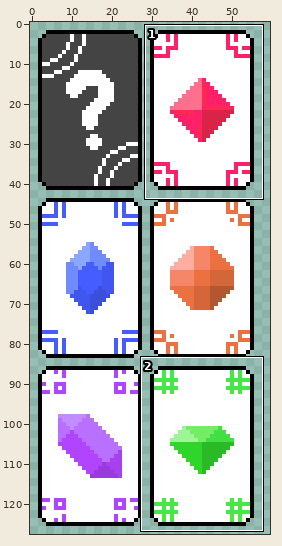
Sprite sheet, stored at cocos2dx_playground/Resources/textures/step_flipflip/step_flipflip_textures.png. Above: a wide view before the commit, with the close-up outlined.
Close-up. Before the commit:
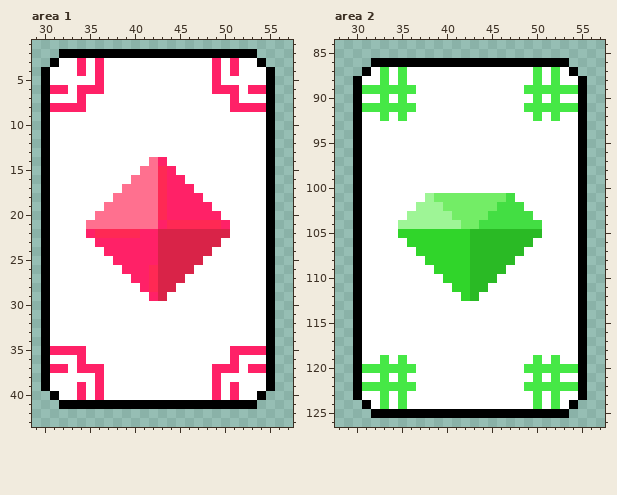
The file is 64x128 pixels. Shown: area 1: x 29..57, y 1..43; area 2: x 28..57, y 84..126. The wide view leaves out empty margins. The commit also changed other parts of the picture, which this record leaves out.
The result:
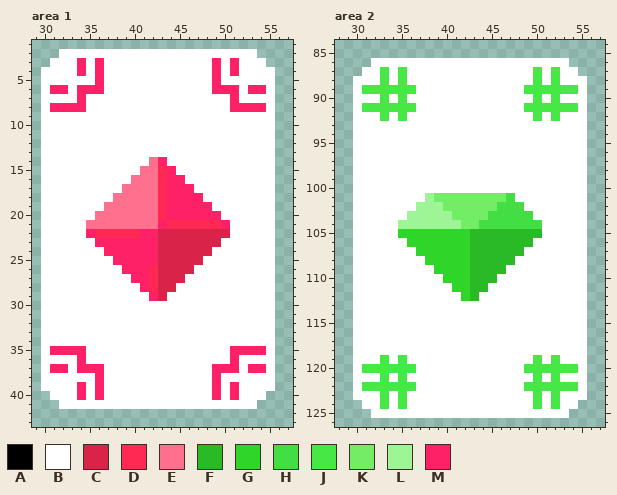
Palette (. is transparent): A #000000  B #ffffff  C #d92348  D #ff2954  E #ff708f  F #2aba25  G #30d52a  H #43de43  J #46e846  K #73ed66  L #9ef596  M #ff2167
Diff:
--- area 1
@@ x 29..57 @@
  1 .............................
- 2 ...AAAAAAAAAAAAAAAAAAAAAA....
- 3 ..ABBMBMBBBBBBBBBBBBMBMBBA...
- 4 .ABBBMBMBBBBBBBBBBBBMBMBBBA..
- 5 .ABBBBBMBBBBBBBBBBBBMBBBBBA..
- 6 .AMMBMMMBBBBBBBBBBBBMMMBMMA..
- 7 .ABBBMBBBBBBBBBBBBBBBBMBBBA..
- 8 .AMMMMBBBBBBBBBBBBBBBBMMMMA..
- 9 .ABBBBBBBBBBBBBBBBBBBBBBBBA..
-10 .ABBBBBBBBBBBBBBBBBBBBBBBBA..
-11 .ABBBBBBBBBBBBBBBBBBBBBBBBA..
-12 .ABBBBBBBBBBBBBBBBBBBBBBBBA..
-13 .ABBBBBBBBBBBBBBBBBBBBBBBBA..
-14 .ABBBBBBBBBBBEMBBBBBBBBBBBA..
-15 .ABBBBBBBBBBEEDMBBBBBBBBBBA..
-16 .ABBBBBBBBBEEEDMMBBBBBBBBBA..
-17 .ABBBBBBBBEEEEDMMMBBBBBBBBA..
-18 .ABBBBBBBEEEEEDMMMMBBBBBBBA..
-19 .ABBBBBBEEEEEEDMMMMMBBBBBBA..
-20 .ABBBBBEEEEEEEDMMMMMMBBBBBA..
-21 .ABBBBEEEEEEEEMDDDDDDMBBBBA..
-22 .ABBBBMDDDDDMMCCCCCCCCBBBBA..
-23 .ABBBBBMMMMMMMCCCCCCCBBBBBA..
-24 .ABBBBBBMMMMMMCCCCCCBBBBBBA..
-25 .ABBBBBBBMMMMMCCCCCBBBBBBBA..
-26 .ABBBBBBBBMMMDCCCCBBBBBBBBA..
-27 .ABBBBBBBBBMMDCCCBBBBBBBBBA..
-28 .ABBBBBBBBBBMDCCBBBBBBBBBBA..
-29 .ABBBBBBBBBBBMCBBBBBBBBBBBA..
-30 .ABBBBBBBBBBBBBBBBBBBBBBBBA..
-31 .ABBBBBBBBBBBBBBBBBBBBBBBBA..
-32 .ABBBBBBBBBBBBBBBBBBBBBBBBA..
-33 .ABBBBBBBBBBBBBBBBBBBBBBBBA..
-34 .ABBBBBBBBBBBBBBBBBBBBBBBBA..
-35 .AMMMMBBBBBBBBBBBBBBBBMMMMA..
-36 .ABBBMBBBBBBBBBBBBBBBBMBBBA..
-37 .AMMBMMMBBBBBBBBBBBBMMMBMMA..
-38 .ABBBBBMBBBBBBBBBBBBMBBBBBA..
-39 .ABBBMBMBBBBBBBBBBBBMBMBBBA..
-40 ..ABBMBMBBBBBBBBBBBBMBMBBA...
-41 ...AAAAAAAAAAAAAAAAAAAAAA....
+ 2 ...BBBBBBBBBBBBBBBBBBBBBB....
+ 3 ..BBBMBMBBBBBBBBBBBBMBMBBB...
+ 4 .BBBBMBMBBBBBBBBBBBBMBMBBBB..
+ 5 .BBBBBBMBBBBBBBBBBBBMBBBBBB..
+ 6 .BMMBMMMBBBBBBBBBBBBMMMBMMB..
+ 7 .BBBBMBBBBBBBBBBBBBBBBMBBBB..
+ 8 .BMMMMBBBBBBBBBBBBBBBBMMMMB..
+ 9 .BBBBBBBBBBBBBBBBBBBBBBBBBB..
+10 .BBBBBBBBBBBBBBBBBBBBBBBBBB..
+11 .BBBBBBBBBBBBBBBBBBBBBBBBBB..
+12 .BBBBBBBBBBBBBBBBBBBBBBBBBB..
+13 .BBBBBBBBBBBBBBBBBBBBBBBBBB..
+14 .BBBBBBBBBBBBEMBBBBBBBBBBBB..
+15 .BBBBBBBBBBBEEDMBBBBBBBBBBB..
+16 .BBBBBBBBBBEEEDMMBBBBBBBBBB..
+17 .BBBBBBBBBEEEEDMMMBBBBBBBBB..
+18 .BBBBBBBBEEEEEDMMMMBBBBBBBB..
+19 .BBBBBBBEEEEEEDMMMMMBBBBBBB..
+20 .BBBBBBEEEEEEEDMMMMMMBBBBBB..
+21 .BBBBBEEEEEEEEMDDDDDDMBBBBB..
+22 .BBBBBMDDDDDMMCCCCCCCCBBBBB..
+23 .BBBBBBMMMMMMMCCCCCCCBBBBBB..
+24 .BBBBBBBMMMMMMCCCCCCBBBBBBB..
+25 .BBBBBBBBMMMMMCCCCCBBBBBBBB..
+26 .BBBBBBBBBMMMDCCCCBBBBBBBBB..
+27 .BBBBBBBBBBMMDCCCBBBBBBBBBB..
+28 .BBBBBBBBBBBMDCCBBBBBBBBBBB..
+29 .BBBBBBBBBBBBMCBBBBBBBBBBBB..
+30 .BBBBBBBBBBBBBBBBBBBBBBBBBB..
+31 .BBBBBBBBBBBBBBBBBBBBBBBBBB..
+32 .BBBBBBBBBBBBBBBBBBBBBBBBBB..
+33 .BBBBBBBBBBBBBBBBBBBBBBBBBB..
+34 .BBBBBBBBBBBBBBBBBBBBBBBBBB..
+35 .BMMMMBBBBBBBBBBBBBBBBMMMMB..
+36 .BBBBMBBBBBBBBBBBBBBBBMBBBB..
+37 .BMMBMMMBBBBBBBBBBBBMMMBMMB..
+38 .BBBBBBMBBBBBBBBBBBBMBBBBBB..
+39 .BBBBMBMBBBBBBBBBBBBMBMBBBB..
+40 ..BBBMBMBBBBBBBBBBBBMBMBBB...
+41 ...BBBBBBBBBBBBBBBBBBBBBB....
 42 .............................
--- area 2
@@ x 28..57 @@
  85 ..............................
- 86 ....AAAAAAAAAAAAAAAAAAAAAA....
- 87 ...ABJBJBBBBBBBBBBBBBBJBJBA...
- 88 ..ABBJBJBBBBBBBBBBBBBBJBJBBA..
- 89 ..AJJJJJJBBBBBBBBBBBBJJJJJJA..
- 90 ..ABBJBJBBBBBBBBBBBBBBJBJBBA..
- 91 ..AJJJJJJBBBBBBBBBBBBJJJJJJA..
- 92 ..ABBJBJBBBBBBBBBBBBBBJBJBBA..
- 93 ..ABBBBBBBBBBBBBBBBBBBBBBBBA..
- 94 ..ABBBBBBBBBBBBBBBBBBBBBBBBA..
- 95 ..ABBBBBBBBBBBBBBBBBBBBBBBBA..
- 96 ..ABBBBBBBBBBBBBBBBBBBBBBBBA..
- 97 ..ABBBBBBBBBBBBBBBBBBBBBBBBA..
- 98 ..ABBBBBBBBBBBBBBBBBBBBBBBBA..
- 99 ..ABBBBBBBBBBBBBBBBBBBBBBBBA..
-100 ..ABBBBBBBBBBBBBBBBBBBBBBBBA..
-101 ..ABBBBBBBLKKKKKKKKHBBBBBBBA..
-102 ..ABBBBBBLLLKKKKKKHHHBBBBBBA..
-103 ..ABBBBBLLLLLKKKKHHHHHBBBBBA..
-104 ..ABBBBLLLLLLLKKHHHHHHHBBBBA..
-105 ..ABBBBGGGGGGGGFFFFFFFFBBBBA..
-106 ..ABBBBBGGGGGGGFFFFFFFBBBBBA..
-107 ..ABBBBBBGGGGGGFFFFFFBBBBBBA..
-108 ..ABBBBBBBGGGGGFFFFFBBBBBBBA..
-109 ..ABBBBBBBBGGGGFFFFBBBBBBBBA..
-110 ..ABBBBBBBBBGGGFFFBBBBBBBBBA..
-111 ..ABBBBBBBBBBGGFFBBBBBBBBBBA..
-112 ..ABBBBBBBBBBBGFBBBBBBBBBBBA..
-113 ..ABBBBBBBBBBBBBBBBBBBBBBBBA..
-114 ..ABBBBBBBBBBBBBBBBBBBBBBBBA..
-115 ..ABBBBBBBBBBBBBBBBBBBBBBBBA..
-116 ..ABBBBBBBBBBBBBBBBBBBBBBBBA..
-117 ..ABBBBBBBBBBBBBBBBBBBBBBBBA..
-118 ..ABBBBBBBBBBBBBBBBBBBBBBBBA..
-119 ..ABBJBJBBBBBBBBBBBBBBJBJBBA..
-120 ..AJJJJJJBBBBBBBBBBBBJJJJJJA..
-121 ..ABBJBJBBBBBBBBBBBBBBJBJBBA..
-122 ..AJJJJJJBBBBBBBBBBBBJJJJJJA..
-123 ..ABBJBJBBBBBBBBBBBBBBJBJBBA..
-124 ...ABJBJBBBBBBBBBBBBBBJBJBA...
-125 ....AAAAAAAAAAAAAAAAAAAAAA....
+ 86 ....BBBBBBBBBBBBBBBBBBBBBB....
+ 87 ...BBJBJBBBBBBBBBBBBBBJBJBB...
+ 88 ..BBBJBJBBBBBBBBBBBBBBJBJBBB..
+ 89 ..BJJJJJJBBBBBBBBBBBBJJJJJJB..
+ 90 ..BBBJBJBBBBBBBBBBBBBBJBJBBB..
+ 91 ..BJJJJJJBBBBBBBBBBBBJJJJJJB..
+ 92 ..BBBJBJBBBBBBBBBBBBBBJBJBBB..
+ 93 ..BBBBBBBBBBBBBBBBBBBBBBBBBB..
+ 94 ..BBBBBBBBBBBBBBBBBBBBBBBBBB..
+ 95 ..BBBBBBBBBBBBBBBBBBBBBBBBBB..
+ 96 ..BBBBBBBBBBBBBBBBBBBBBBBBBB..
+ 97 ..BBBBBBBBBBBBBBBBBBBBBBBBBB..
+ 98 ..BBBBBBBBBBBBBBBBBBBBBBBBBB..
+ 99 ..BBBBBBBBBBBBBBBBBBBBBBBBBB..
+100 ..BBBBBBBBBBBBBBBBBBBBBBBBBB..
+101 ..BBBBBBBBLKKKKKKKKHBBBBBBBB..
+102 ..BBBBBBBLLLKKKKKKHHHBBBBBBB..
+103 ..BBBBBBLLLLLKKKKHHHHHBBBBBB..
+104 ..BBBBBLLLLLLLKKHHHHHHHBBBBB..
+105 ..BBBBBGGGGGGGGFFFFFFFFBBBBB..
+106 ..BBBBBBGGGGGGGFFFFFFFBBBBBB..
+107 ..BBBBBBBGGGGGGFFFFFFBBBBBBB..
+108 ..BBBBBBBBGGGGGFFFFFBBBBBBBB..
+109 ..BBBBBBBBBGGGGFFFFBBBBBBBBB..
+110 ..BBBBBBBBBBGGGFFFBBBBBBBBBB..
+111 ..BBBBBBBBBBBGGFFBBBBBBBBBBB..
+112 ..BBBBBBBBBBBBGFBBBBBBBBBBBB..
+113 ..BBBBBBBBBBBBBBBBBBBBBBBBBB..
+114 ..BBBBBBBBBBBBBBBBBBBBBBBBBB..
+115 ..BBBBBBBBBBBBBBBBBBBBBBBBBB..
+116 ..BBBBBBBBBBBBBBBBBBBBBBBBBB..
+117 ..BBBBBBBBBBBBBBBBBBBBBBBBBB..
+118 ..BBBBBBBBBBBBBBBBBBBBBBBBBB..
+119 ..BBBJBJBBBBBBBBBBBBBBJBJBBB..
+120 ..BJJJJJJBBBBBBBBBBBBJJJJJJB..
+121 ..BBBJBJBBBBBBBBBBBBBBJBJBBB..
+122 ..BJJJJJJBBBBBBBBBBBBJJJJJJB..
+123 ..BBBJBJBBBBBBBBBBBBBBJBJBBB..
+124 ...BBJBJBBBBBBBBBBBBBBJBJBB...
+125 ....BBBBBBBBBBBBBBBBBBBBBB....
 126 ..............................
Where, in picture pixels (left, top, right, bottom), the same in both close-ups:
changed: (41, 49, 275, 409)
changed: (353, 58, 587, 418)
